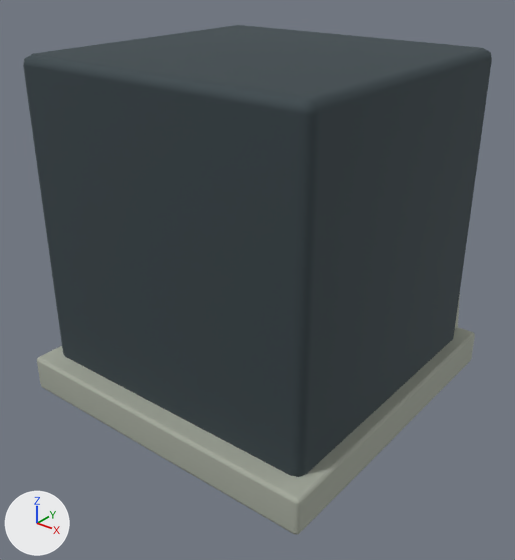
Before and after pictures for a commit that changed the glTF model godot/campaign/art/structures/gate-base-1.glb.
Both versions are drawn from a 50 mm camera at (1.187, -1.508, 1.261) aimed at (0.028, -0.06, 0.363). The axes (+X, +Y, +Z) are drawn at lower left. The lights are the same throughout. The older version comes first. Where no turn or scale is listed for an object, it has been applied to the vertices. Vertices at exactly the same position are counted once.

The first picture shows 'gate_0', 'gate_1'.
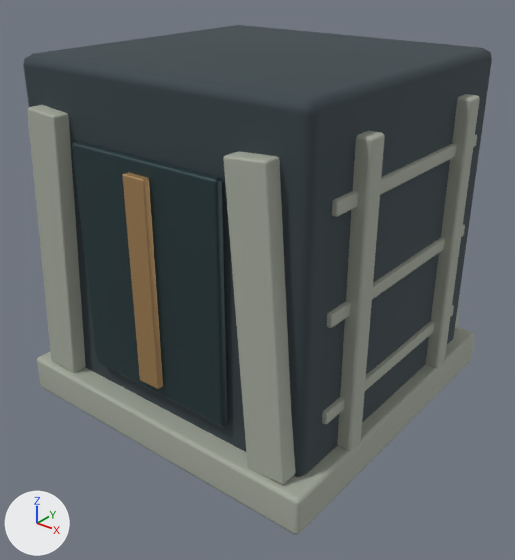
What differs and where, as boxes [x1, y1, x2, y2] in the pictures (515 x 560 px):
'gate_1', reshaped: before [37, 294, 475, 535]; after [27, 94, 480, 535]
'gate_2', reshaped (not visible before): after [72, 142, 228, 426]
'gate_3', reshaped (not visible before): after [123, 172, 163, 389]
part 1 of me_cube_001, added: after [27, 105, 86, 373]
part 2 of me_cube_001, added: after [223, 151, 296, 484]
part 3 of me_cube_001, added: after [322, 94, 480, 451]

The change in detail:
me_cube_001 is used by ob_gate_1; location (0.0, 0.0, 0.0).
me_cube_001 had 168 vertices, 324 faces and spanned x -0.49..0.49, y -0.49..0.49, z 0.0..0.874.
me_cube_001 now has 840 vertices, 1620 faces and spans x -0.49..0.49, y -0.49..0.49, z 0.0..0.895.
me_cube_001 part 1: the loose piece of 56 vertices spanning x -0.434..-0.269, y 0.413..0.473, z 0.106..0.874 is copied, and the copy is moved by (0.0, -0.886, 0.0); it spans x -0.434..-0.269, y -0.473..-0.413, z 0.106..0.874.
me_cube_001 part 2: the loose piece of 56 vertices spanning x 0.269..0.434, y 0.413..0.473, z 0.106..0.874 is copied, and the copy is moved by (0.0, -0.886, 0.0); it spans x 0.269..0.434, y -0.473..-0.413, z 0.106..0.874.
me_cube_001 part 3: 280 vertices added at x 0.417..0.487, y -0.345..0.345, z 0.105..0.895.
Other edits to the shape of me_cube_001 do not show in these pictures.
me_cube_004 is used by ob_gate_2; location (0.0, 0.0, 0.0).
me_cube_004 had 56 vertices, 108 faces and spanned x -0.235..0.235, y 0.432..0.458, z 0.175..0.805.
me_cube_004 now has 112 vertices, 216 faces and spans x -0.235..0.235, y -0.458..0.458, z 0.175..0.805.
me_cube_004 part 4: the loose piece of 56 vertices spanning x -0.235..0.235, y 0.432..0.458, z 0.175..0.805 is copied, and the copy is moved by (0.0, -0.89, 0.0); it spans x -0.235..0.235, y -0.458..-0.432, z 0.175..0.805.
me_cube_005 is used by ob_gate_3; location (0.0, 0.0, 0.0).
me_cube_005 had 56 vertices, 108 faces and spanned x -0.035..0.035, y 0.454..0.476, z 0.21..0.77.
me_cube_005 now has 112 vertices, 216 faces and spans x -0.035..0.035, y -0.476..0.476, z 0.21..0.77.
me_cube_005 part 5: the loose piece of 56 vertices spanning x -0.035..0.035, y 0.454..0.476, z 0.21..0.77 is copied, and the copy is moved by (0.0, -0.93, 0.0); it spans x -0.035..0.035, y -0.476..-0.454, z 0.21..0.77.
